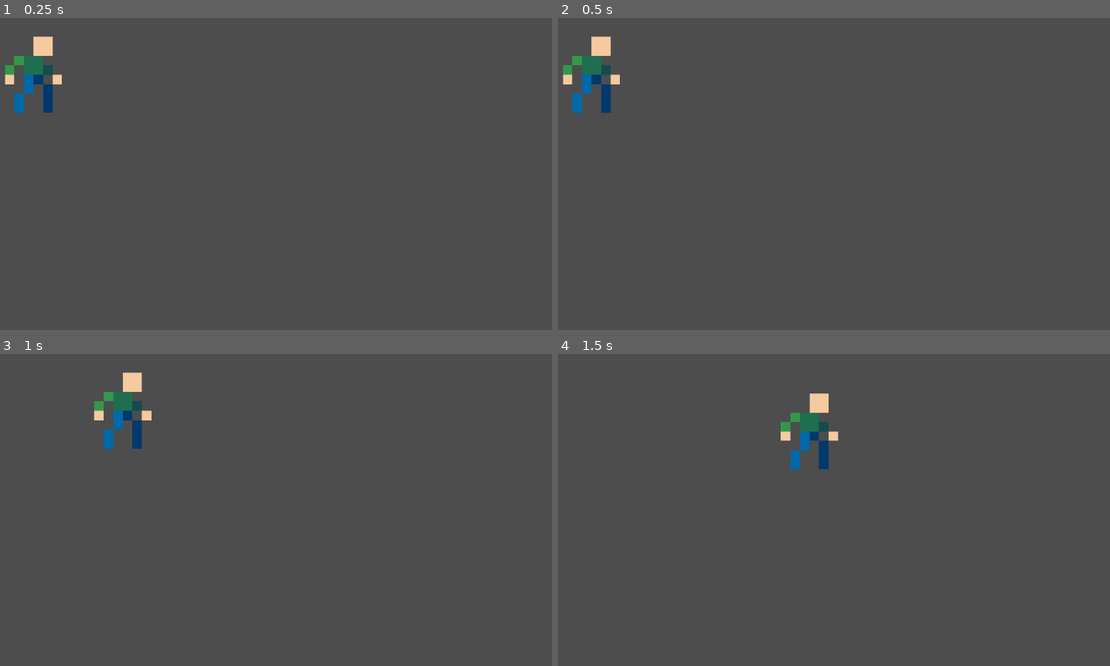
Above: before the commit, frames 1-4 (two rows, left to right).
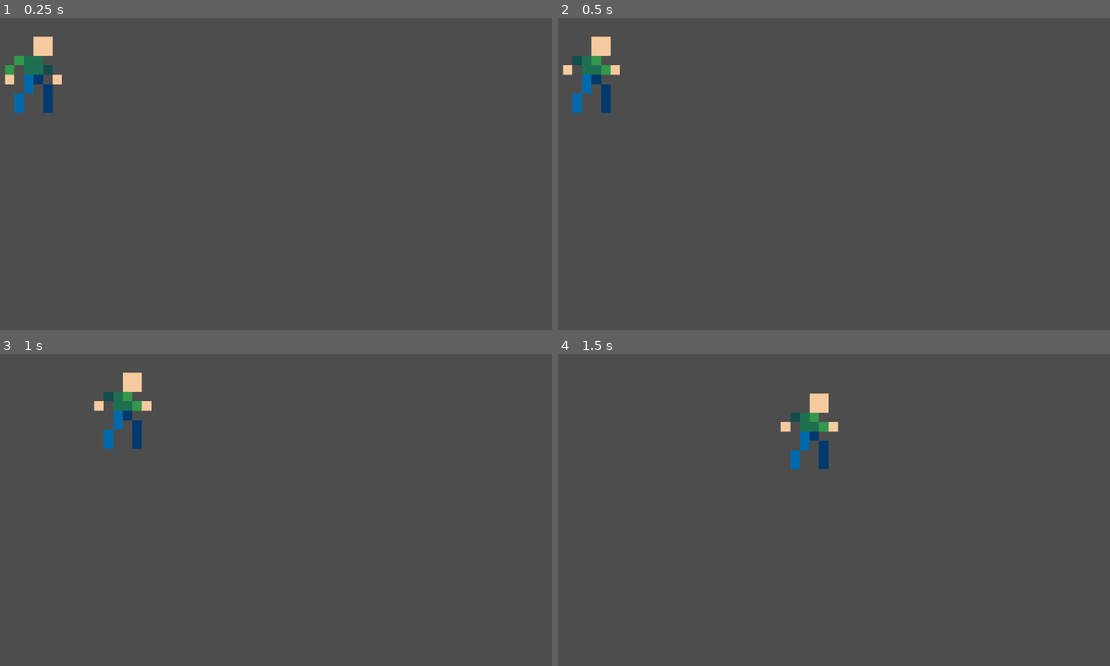
Above: after the commit, the same moments.

Repository: saturnrobot/EMRG
Game: Godot game, scene res://main.tscn
Two runs of this game, one before a commit and one after it. Both use one fixed random seed, a clock stepped at 60 frames per second and the inputs below.
Inputs (mouse positions are in pixels of both pictures, inside the frame that each line leads up to):
- Up to frame 1 (0.25 s): no input
- Up to frame 2 (0.5 s): no input
- Up to frame 3 (1 s): move the mouse to (380, 475) at 0.52 s; hold D (move_right) from 0.53 s (still down); hold Right mouse button (aim) from 0.53 s (still down)
- Up to frame 4 (1.5 s): move the mouse to (679, 510) at 1.27 s; release D (move_right) at 1.28 s; release Right mouse button (aim) at 1.28 s; hold S (move_down) from 1.28 s (still down); tap F (grab) at 1.35 s

Frame 1 is identical in both runs. In frame 2, 0.4% of the frame differs, in the area x 0-12%, y 12-22%; in frame 3, 0.4%, in the area x 16-28%, y 12-22%; in frame 4, 0.4%.
Error before the commit: Invalid access to property or key 'rotation' on a base object of type 'null instance'. (res://scripts/player.gd:48)
Error after the commit: Invalid access to property or key 'rotation' on a base object of type 'null instance'. (res://scripts/player.gd:51)

Commit message:
added idle animation to script initialization

Diff:
--- a/scripts/player.gd
+++ b/scripts/player.gd
@@ -17,6 +17,9 @@
 
 @onready var sprite: Sprite2D = $Sprite2D
 @onready var interaction_ray: RayCast2D = $InteractionRay
+
+func _ready() -> void:
+	$PlayerAnimation.play("idle")
 
 func _physics_process(delta: float) -> void:
 	handle_movement(delta)
